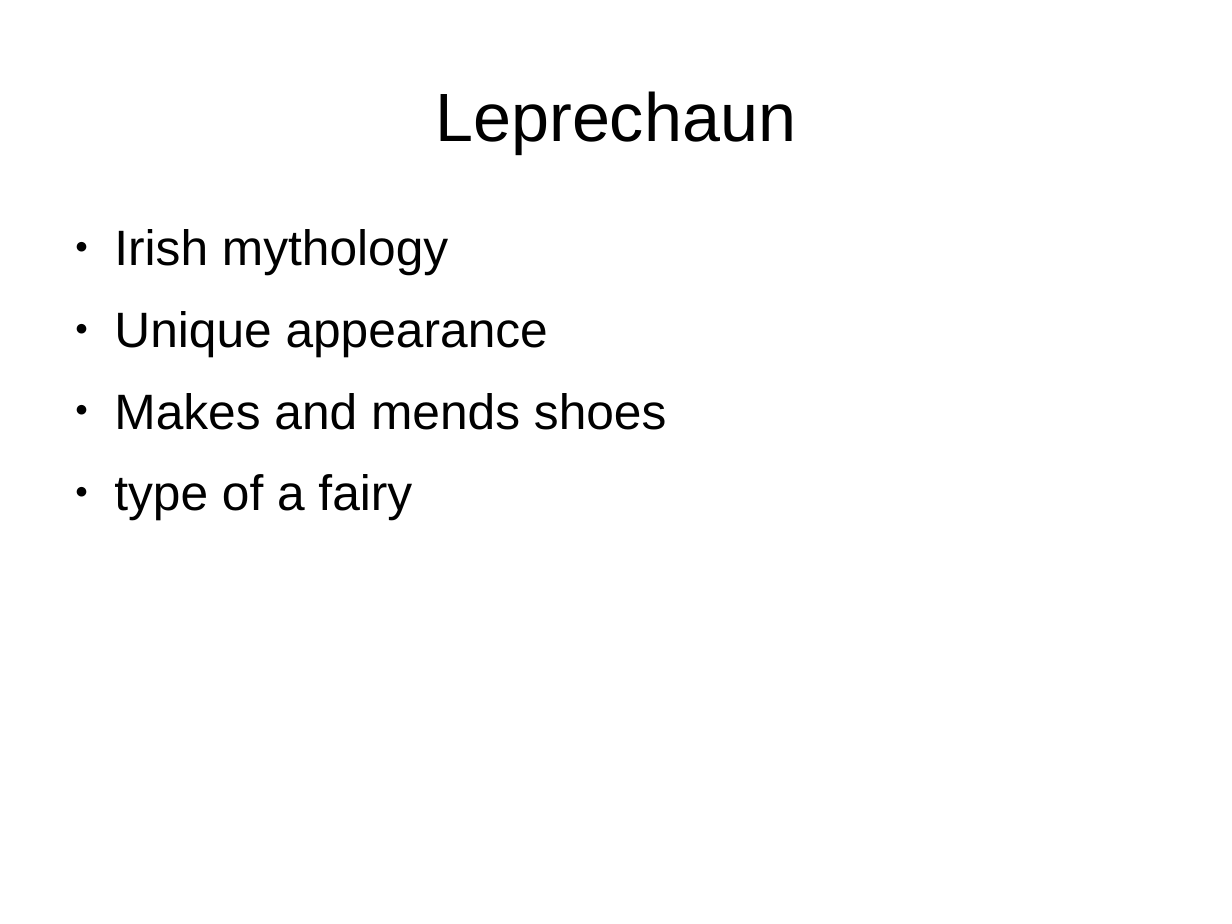
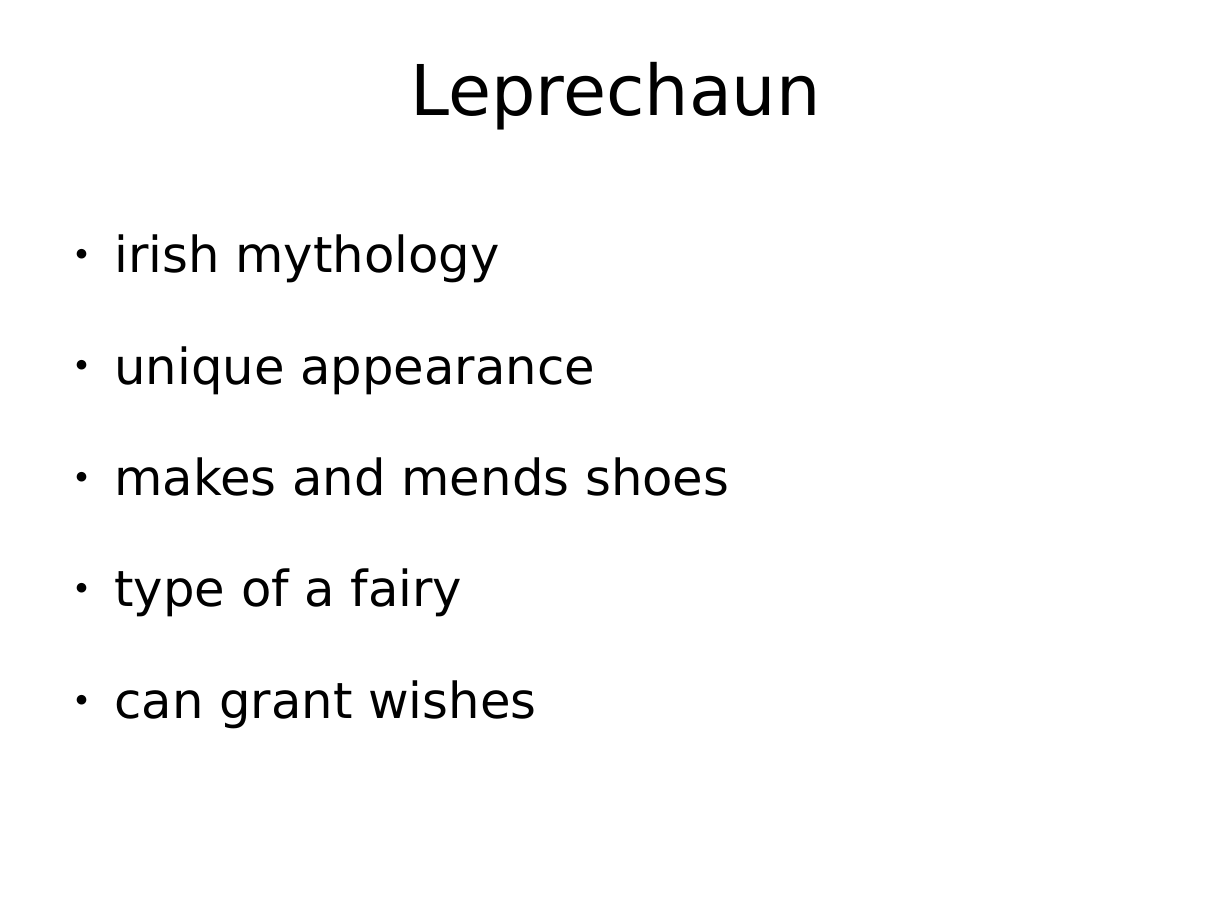
Before and after one commit to PraeluceantBoreus/eref, a slide deck: slide 9 of referat.odp (slide 8 before the commit). Drawn at 1232x924 pixels with LibreOffice and Linux fonts; fonts in the diff are those of the drawing; background and template pictures are left out. Boxes give left, top, right and bottom in pixels: in the first picture for what was removed or moved away, otherwise in the second. Text is boxed around its words. In the diff, an @@ line names an element or a change of style, - is before the commit and + after.

```diff
--- a/referat.odp
+++ b/referat.odp
@@ title "Leprechaun" at (411,61,821,130): size 44 to 45.1 pt, font Arial to DejaVu Sans @@
@@ text at (114,234,729,496): text changed; font Arial to DejaVu Sans @@
-● Irish mythology
-● Unique appearance
-● Makes and mends shoes
+● irish mythology
+● unique appearance
+● makes and mends shoes
@@ text at (114,568,462,617): font Arial to DejaVu Sans in "type of a fairy"; more space between paragraphs @@
@@ text at (114,680,536,729): paragraph added @@
+● can grant wishes
```
Also in this commit, not shown: 7 other slides changed, 1 slide added, 1 other file.
